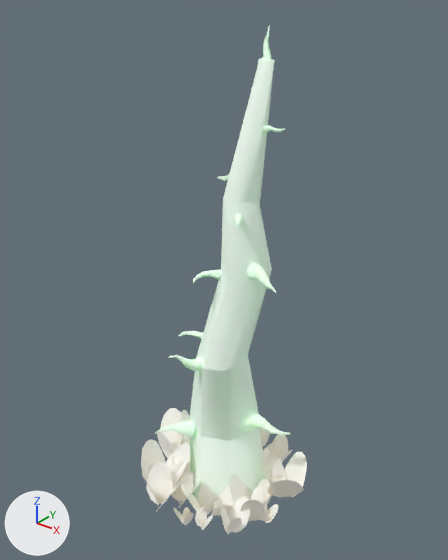
What one commit did to the glTF model TheGame/assets/models/Leaves.glb.
One viewpoint serves both versions: a camera (50 mm lens) standing at (1.53, -1.96, 2.4) and looking at (-0.06, 0.03, 1.17). The lights are fixed; the arrows at lower left show +X, +Y and +Z. Where no turn or scale is listed for an object, it has been applied to the vertices.

In view in the first picture: 'Cube', 'Cube.001', 'Leaves.001', 'Leaves.002', 'Leaves.003', 'Leaves.004', 'Leaves.005', 'Leaves.006', 'Leaves.007', 'Leaves.008', 'Leaves.009', 'Leaves.010', 'Leaves.011', 'Leaves.012', 'Leaves.013', 'Leaves.015', 'Leaves.017', 'Leaves.018', 'Leaves.019', 'Leaves.020', 'Leaves.021', 'Leaves.022'.
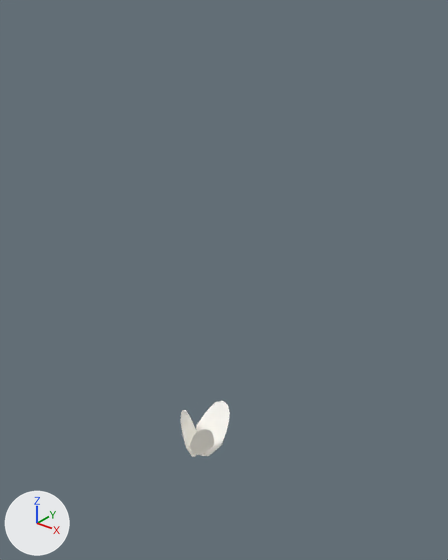
The newer file is also turned or shifted as a whole; pictures and numbers use the older file's frame.

Location of each change, [x1, y1, x2, y2] in pixels of the pictures (448 x 560 px):
'Cube', deleted: before [189, 58, 275, 510]
'Cube.001', deleted: before [155, 26, 290, 437]
'Leaves.019', deleted: before [267, 452, 307, 497]
'Leaves.008', deleted: before [141, 439, 191, 486]
'Leaves.017', deleted: before [146, 462, 179, 509]
'Leaves.006', deleted: before [229, 474, 266, 521]
'Leaves.009', deleted: before [157, 408, 185, 458]
'Leaves.015', deleted: before [221, 497, 250, 534]
'Leaves.003', deleted: before [170, 461, 201, 508]
'Leaves.010', deleted: before [181, 484, 218, 515]
'Leaves.002', deleted: before [212, 486, 233, 516]
'Leaves.012', deleted: before [270, 434, 292, 462]
'Leaves.018', deleted: before [195, 507, 213, 530]
'Leaves.020', deleted: before [259, 500, 279, 523]
'Leaves.013', deleted: before [248, 479, 274, 505]
'Leaves.021', deleted: before [173, 507, 193, 525]
'Leaves.022', deleted: before [263, 448, 275, 471]
'Leaves.004', deleted: before [263, 457, 283, 485]
'Leaves.011', deleted: before [260, 428, 270, 447]
'Leaves.005', deleted: before [172, 454, 195, 480]
'Leaves.001', deleted: before [261, 442, 275, 457]
'Leaves.007', deleted: before [171, 442, 190, 466]
'Leaves.026', unchanged, uncovered by the edit: before [181, 410, 190, 445]; after [181, 401, 230, 457]

Patch to the scene script:
```diff
--- a/TheGame/assets/models/Leaves.glb.py
+++ b/TheGame/assets/models/Leaves.glb.py
@@ ob_cube @@
-ob_cube = bpy.data.objects.new('Cube', me_cube)
-ob_cube.location = (0.0, 0.0, 0.0)
@@ ob_cube_001 @@
-ob_cube_001 = bpy.data.objects.new('Cube.001', me_cube_001)
-ob_cube_001.location = (-0.013, 0.036, 0.131)
@@ ob_leaves_002 @@
-ob_leaves_002 = bpy.data.objects.new('Leaves.002', me_plane_094)
-ob_leaves_002.location = (0.101, -0.189, 0.012)
@@ ob_leaves_003 @@
-ob_leaves_003 = bpy.data.objects.new('Leaves.003', me_plane_095)
-ob_leaves_003.location = (-0.12, -0.249, -0.006)
@@ ob_leaves_006 @@
-ob_leaves_006 = bpy.data.objects.new('Leaves.006', me_plane_098)
-ob_leaves_006.location = (0.237, -0.117, 0.012)
@@ ob_leaves_010 @@
-ob_leaves_010 = bpy.data.objects.new('Leaves.010', me_plane_102)
-ob_leaves_010.location = (0.036, -0.237, 0.012)
@@ ob_leaves_013 @@
-ob_leaves_013 = bpy.data.objects.new('Leaves.013', me_plane_105)
-ob_leaves_013.location = (0.231, 0.004, 0.012)
@@ ob_leaves_019 @@
-ob_leaves_019 = bpy.data.objects.new('Leaves.019', me_plane_111)
-ob_leaves_019.location = (0.278, 0.11, 0.012)
@@ ob_leaves_022 @@
-ob_leaves_022 = bpy.data.objects.new('Leaves.022', me_plane_114)
-ob_leaves_022.location = (0.161, 0.182, 0.012)
@@ ob_leaves_001 @@
-ob_leaves_001 = bpy.data.objects.new('Leaves.001', me_plane_119)
-ob_leaves_001.location = (0.024, 0.218, 0.012)
@@ ob_leaves_004 @@
-ob_leaves_004 = bpy.data.objects.new('Leaves.004', me_plane_120)
-ob_leaves_004.location = (0.179, 0.121, 0.012)
@@ ob_leaves_005 @@
-ob_leaves_005 = bpy.data.objects.new('Leaves.005', me_plane_121)
-ob_leaves_005.location = (-0.153, -0.142, 0.012)
@@ ob_leaves_007 @@
-ob_leaves_007 = bpy.data.objects.new('Leaves.007', me_plane_122)
-ob_leaves_007.location = (-0.261, -0.083, 0.012)
@@ ob_leaves_008 @@
-ob_leaves_008 = bpy.data.objects.new('Leaves.008', me_plane_123)
-ob_leaves_008.location = (-0.266, -0.244, 0.012)
@@ ob_leaves_009 @@
-ob_leaves_009 = bpy.data.objects.new('Leaves.009', me_plane_124)
-ob_leaves_009.location = (-0.339, -0.045, 0.012)
@@ ob_leaves_011 @@
-ob_leaves_011 = bpy.data.objects.new('Leaves.011', me_plane_125)
-ob_leaves_011.location = (-0.057, 0.304, 0.012)
@@ ob_leaves_012 @@
-ob_leaves_012 = bpy.data.objects.new('Leaves.012', me_plane_126)
-ob_leaves_012.location = (0.113, 0.279, 0.012)
@@ ob_leaves_015 @@
-ob_leaves_015 = bpy.data.objects.new('Leaves.015', me_plane_128)
-ob_leaves_015.location = (0.21, -0.243, 0.012)
@@ ob_leaves_017 @@
-ob_leaves_017 = bpy.data.objects.new('Leaves.017', me_plane_129)
-ob_leaves_017.location = (-0.179, -0.343, 0.012)
@@ ob_leaves_018 @@
-ob_leaves_018 = bpy.data.objects.new('Leaves.018', me_plane_130)
-ob_leaves_018.location = (0.078, -0.313, 0.012)
@@ ob_leaves_020 @@
-ob_leaves_020 = bpy.data.objects.new('Leaves.020', me_plane_131)
-ob_leaves_020.location = (0.291, -0.092, 0.012)
@@ ob_leaves_021 @@
-ob_leaves_021 = bpy.data.objects.new('Leaves.021', me_plane_132)
-ob_leaves_021.location = (-0.025, -0.309, -0.034)
```
